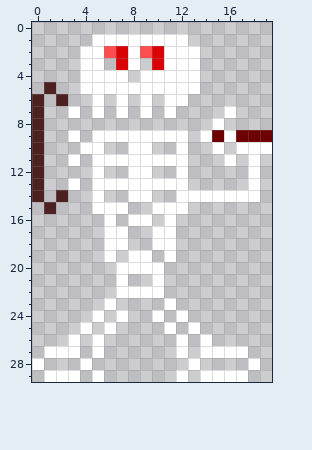
A pixel-art sprite gets an edit: images/skel_left.png. The picture above was drawn from the file before the commit.
The file is 20x30 pixels.
The same view after the edit:
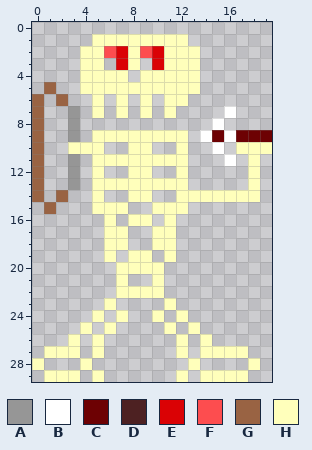
Palette (. is transparent): A #969696  B #ffffff  C #6d0103  D #4d2122  E #da0205  F #fd4d4f  G #996343  H #ffffbb
Edits made:
Changed rows in their new state; - is an unchanged pixel.
first column x 0:
 1 -----HHHHHHHH-------
 2 ----HH--H--HHH------
 3 ----HH--H--HHH------
 4 ----HHHH-HHHHH------
 5 -G--HHHHHHHHHH------
 6 G-G--H-H-H-HH-------
 7 G--A-H-H-H-H--------
 8 G--A----------------
 9 G--A-HHHHHHHH-------
10 G--HHH--HH--H----HHH
11 G--A-HHHHHHHH-----H-
12 G--A-H--HH--H-----H-
13 G--A-HHHHHHHH-----H-
14 G-G--H--HH--HHHHHHH-
15 -G---HHH--HHH-------
16 ------H-HH-H--------
17 ------HH--HH--------
18 ------HH--HH--------
19 ------H-HH-H--------
20 -------HHHH---------
21 -------H--H---------
22 -------HHHH---------
23 ------H----H--------
24 -----H-H--H-H-------
25 ----H-H----H-H------
26 ---H-H------H-H-----
27 -HHH-H------H-HHHH--
28 H---H--------H----H-
29 -HHH-H------H-HHHH--
Changed places in both pictures, as pixel boxes (x1, y1, x2, y2):
changed: (32, 34, 272, 382)
